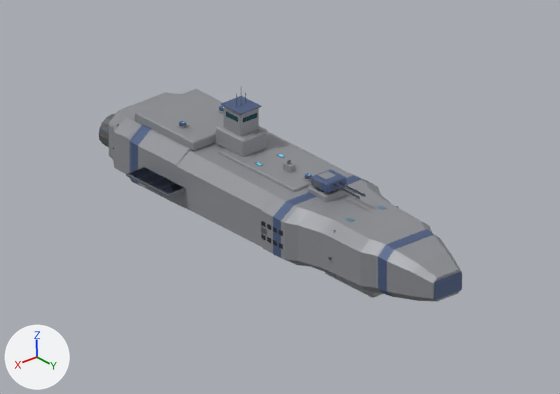
Renders of the Blender file art/blender/earth_gun_cruiser.blend from each side of a commit.
Camera for both pictures: the file's camera 'Hero camera'. The lights are fixed; the arrows at lower left show +X, +Y and +Z. The picture after the commit comes second.

In view in the first picture: 'Aft engineering hull', 'Aft upper deck', 'Bow armour plate', 'Chisel bow', 'Command block', 'Main hull', 'Paint band', 'Paint band.001', 'Radiator frame radiator-starboard', 'Rail battery gun-1 armored mantlet', 'Raised gun deck', 'Sensor protected head' and 11 more.
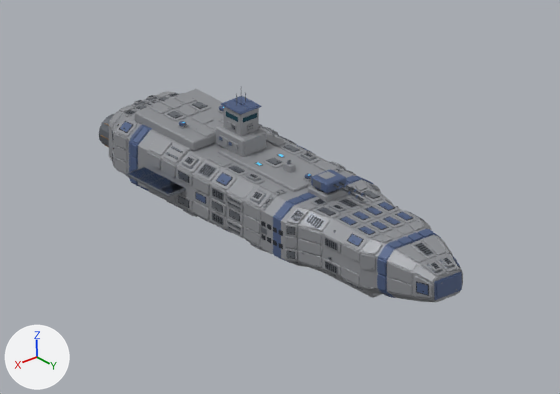
Where the change shows, as pixel boxes (x1, y1, x2, y2) in the pictures (560 x 394 px):
```json
{"object": "REFIT | hull | Armor - machined panels", "change": "added", "after": [109, 91, 463, 302]}
{"object": "REFIT | hull | Armor - raised ceramic", "change": "added", "after": [120, 96, 461, 298]}
{"object": "REFIT | hull | Edge - brushed alloy", "change": "added", "after": [110, 93, 460, 291]}
{"object": "REFIT | hull | Recess - carbon", "change": "added", "after": [112, 93, 459, 296]}
{"object": "Main hull", "change": "unchanged, covered by the edit", "before": [176, 128, 419, 291], "after": [176, 132, 419, 286]}
{"object": "Chisel bow", "change": "unchanged, covered by the edit", "before": [360, 220, 462, 301], "after": [360, 221, 462, 301]}
{"object": "Aft engineering hull", "change": "unchanged, covered by the edit", "before": [109, 92, 267, 210], "after": [109, 93, 191, 205]}
```

Scene script edits in JSON lines:
```json
{"op": "add", "block": "mat_armor___machined_panels", "code": ["mat_armor___machined_panels = principled_material('Armor - machined panels')", "mat_armor___machined_panels.base_color = (0.3, 0.31, 0.33)  # grey #95979b", "mat_armor___machined_panels.metallic = 0.2", "mat_armor___machined_panels.roughness = 0.48"]}
{"op": "add", "block": "me_refit___hull___armor___raised_ceramic", "code": ["me_refit___hull___armor___raised_ceramic = bpy.data.meshes.new('REFIT | hull | Armor - raised ceramic')", "me_refit___hull___armor___raised_ceramic.from_pydata(...)  # 1496 vertices, 1122 faces; spans x -42.0..42.0, y -115.0..186.0, z -23.0..55.0", "me_refit___hull___armor___raised_ceramic.materials.append(mat_armor___raised_ceramic)  # blue #506186"]}
{"op": "add", "block": "me_refit___hull___recess___carbon", "code": ["me_refit___hull___recess___carbon = bpy.data.meshes.new('REFIT | hull | Recess - carbon')", "me_refit___hull___recess___carbon.from_pydata(...)  # 1880 vertices, 1410 faces; spans x -43.0..43.0, y -132.0..183.0, z -30.0..43.0", "me_refit___hull___recess___carbon.materials.append(mat_recess___carbon)  # dark grey #30353c"]}
{"op": "add", "block": "me_refit___hull___edge___brushed_alloy", "code": ["me_refit___hull___edge___brushed_alloy = bpy.data.meshes.new('REFIT | hull | Edge - brushed alloy')", "me_refit___hull___edge___brushed_alloy.from_pydata(...)  # 6456 vertices, 4842 faces; spans x -43.0..43.0, y -132.0..187.0, z -30.0..56.0", "me_refit___hull___edge___brushed_alloy.materials.append(mat_edge___brushed_alloy)  # grey #81868e"]}
{"op": "add", "block": "me_refit___hull___armor___machined_panels", "code": ["me_refit___hull___armor___machined_panels = bpy.data.meshes.new('REFIT | hull | Armor - machined panels')", "me_refit___hull___armor___machined_panels.from_pydata(...)  # 6840 vertices, 5130 faces; spans x -42.0..42.0, y -133.0..185.0, z -30.0..49.0", "me_refit___hull___armor___machined_panels.materials.append(mat_armor___machined_panels)  # grey #95979b"]}
{"op": "add", "block": "ob_refit___hull___armor___raised_ceramic", "code": ["ob_refit___hull___armor___raised_ceramic = bpy.data.objects.new('REFIT | hull | Armor - raised ceramic', me_refit___hull___armor___raised_ceramic)", "ob_refit___hull___armor___raised_ceramic.location = (0.0, 0.0, 0.0)"]}
{"op": "add", "block": "ob_refit___hull___recess___carbon", "code": ["ob_refit___hull___recess___carbon = bpy.data.objects.new('REFIT | hull | Recess - carbon', me_refit___hull___recess___carbon)", "ob_refit___hull___recess___carbon.location = (0.0, 0.0, 0.0)"]}
{"op": "add", "block": "ob_refit___hull___edge___brushed_alloy", "code": ["ob_refit___hull___edge___brushed_alloy = bpy.data.objects.new('REFIT | hull | Edge - brushed alloy', me_refit___hull___edge___brushed_alloy)", "ob_refit___hull___edge___brushed_alloy.location = (0.0, 0.0, 0.0)"]}
{"op": "add", "block": "ob_refit___hull___armor___machined_panels", "code": ["ob_refit___hull___armor___machined_panels = bpy.data.objects.new('REFIT | hull | Armor - machined panels', me_refit___hull___armor___machined_panels)", "ob_refit___hull___armor___machined_panels.location = (0.0, 0.0, 0.0)"]}
```
